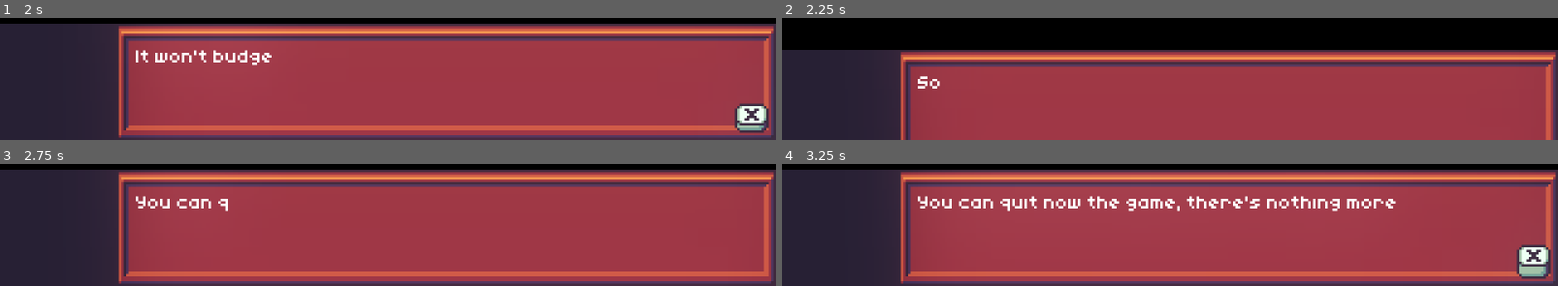
Above: before the commit, frames 1-4 (two rows, left to right).
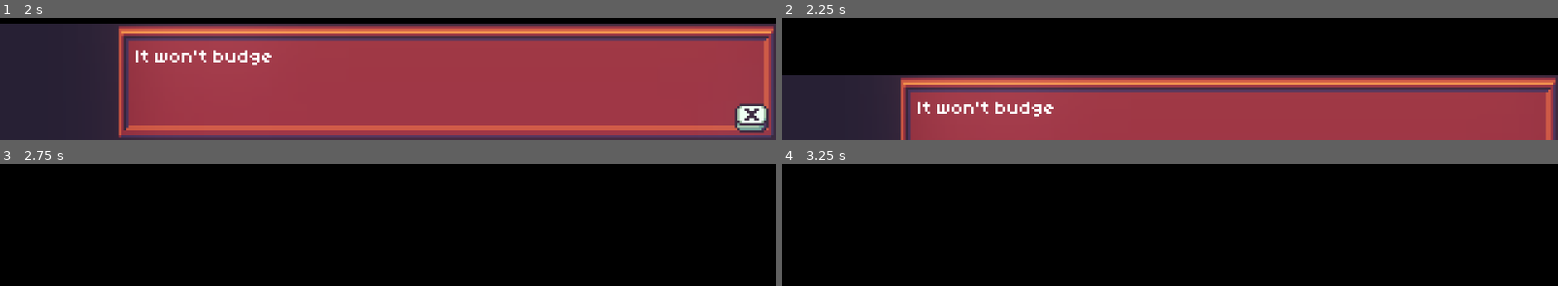
Above: after the commit, the same moments.

Repository: lethiandev/gd-christmas-morning
Game: Godot game, scene res://stages/workshop/workshop_stage.tscn
The game is run twice, just before and just after one commit, with the same random seed, the same clock (stepped at 60 frames per second) and the same inputs. This scene is started directly instead of the project's main scene.
Inputs:
- Up to frame 1 (2 s): tap Enter at 0.5 s; hold D (move_right) from 0.53 s (still down); tap X (interact) at 0.6, 1.35 s; tap W (jump) at 0.77, 1.52 s; tap Space at 1.25 s
- Up to frame 2 (2.25 s): tap Enter at 2 s; release D (move_right) at 2.03 s; hold A (move_left) from 2.03 s (still down); tap X (interact) at 2.1 s
- Up to frame 3 (2.75 s): keep holding A (move_left)
- Up to frame 4 (3.25 s): tap Space at 2.75 s; release A (move_left) at 2.78 s; hold D (move_right) from 2.78 s (still down); tap X (interact) at 2.85 s; tap W (jump) at 3.02 s

Frame 1 is identical in both runs. In frame 2, 31% of the frame differs, in the area x 0-100%, y 26-81%; in frame 3, 95%, in the area x 0-100%, y 4-100%; in frame 4, 95%.

Commit message:
Add funny end dialogue

Diff:
--- a/src/stages/workshop/workshop_stage.gd
+++ b/src/stages/workshop/workshop_stage.gd
@@ -1,8 +1,24 @@
 extends Node
 
 func _ready():
-	yield(get_tree().create_timer(2.0), "timeout")
+	yield(get_tree().create_timer(5.0, false), "timeout")
 	Dialogue.dialog_start([
-		{ "who": "player", "what": "Sorry, that's all what I've prepared so far" },
-		{ "who": "player", "what": "You can quit now the game, there's nothing more" },
+		{ "who": "player", "what": "Sorry, that's all what I've prepared so far." },
+		{ "who": "player", "what": "You can quit now the game, that's all for today." },
+		{ "who": "player", "what": "TBC." },
+		{ "who": "player", "what": "Remember to like and subscribe!" },
+		{ "who": "player", "what": "..." },
+		{ "who": "player", "what": "I think I've forgot about someting..." },
+		{ "who": "player", "what": "Ah right! Merry Christmas!" },
+		{ "who": "player", "what": "Bye!" },
+		{ "who": "player", "what": "Bye bye!" },
+		{ "who": "player", "what": "Thanks for your companion... but now you can go." },
+		{ "who": "player", "what": "..." },
+		{ "who": "player", "what": "I hope you'll get bored eventually..." },
+		{ "who": "player", "what": "I hope you'll get bored eventually..." },
+		{ "who": "player", "what": "I hope you'll get bored eventually..." },
+		{ "who": "player", "what": "I hope you'll get bored eventually..." },
+		{ "who": "player", "what": "I hope you'll get bored eventually..." },
+		{ "who": "player", "what": "Ha! I'm sure I made you think that's a loop, didn't I?" },
+		{ "who": "player", "what": "Ok seriously, now you can go, Merry Christmas!" },
 	])
